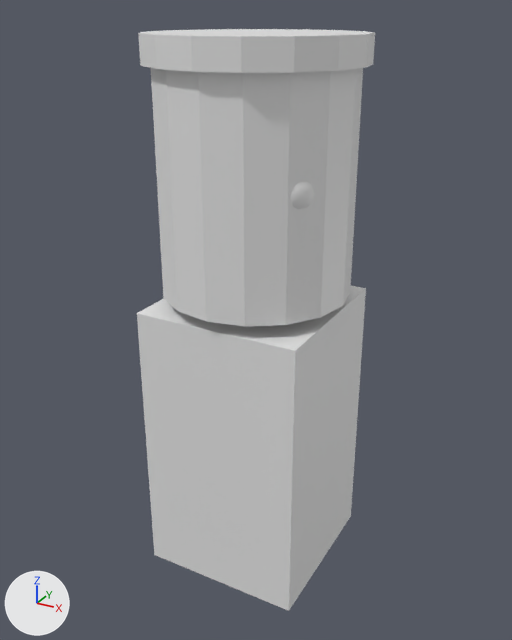
The glTF model godot/assets3d/props/specimen_jar.glb, before and after one commit.
Camera for both pictures: a 50 mm camera at (0.753, -1.371, 1.334) aimed at (-0.001, 0.001, 0.648). Arrows for +X, +Y and +Z are at lower left; the lights stay in place. The first picture is the older version. Vertices at exactly the same position are counted once.

Objects in the first picture: 'ob'.
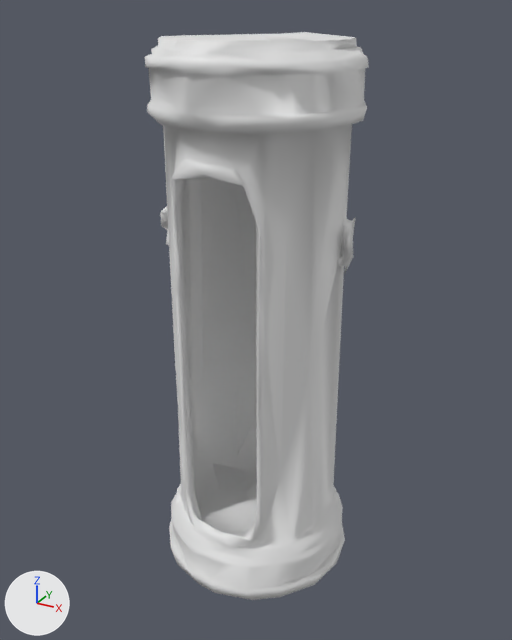
Edits to the bpy script that builds the scene:
```text
Change me_me_3604:
    used by ob_ob; location = (0.0, 0.0, 0.0)
    remove me_me_3604.from_pydata(...)  # 364 vertices, 708 faces; spans x -0.24..0.24, y -0.24..0.24, z 0.0..1.29
    add me_me_3604.from_pydata(...)  # 556 vertices, 1120 faces; spans x -0.24..0.24, y -0.24..0.24, z 0.0..1.29
    me_me_3604 part 1: the loose piece of 32 vertices spanning x -0.22..0.22, y -0.22..0.22, z 0.73..1.23 is rebuilt with 556 vertices and now spans x -0.24..0.24, y -0.24..0.24, z 0.0..1.29
    me_me_3604 part 2: the loose piece of 146 vertices spanning x 0.07..0.19, y -0.16..-0.04, z 0.94..1.06 is deleted
    me_me_3604 part 3: the loose piece of 32 vertices spanning x -0.24..0.24, y -0.24..0.24, z 1.23..1.29 is deleted
    me_me_3604 part 4: the loose piece of 8 vertices spanning x -0.2..0.2, y -0.2..0.2, z 0.0..0.7 is deleted
    other edits to the shape of me_me_3604 do not show in these pictures
```

Pixel boxes [x1, y1, x2, y2] of what changed, in the pictures (512 x 640 px):
'ob', reshaped
    before: [137, 29, 375, 611]
    after: [145, 32, 369, 600]
part 1 of me_me_3604, rebuilt (119% taller)
    before: [151, 68, 363, 327]
    after: [145, 32, 369, 600]
part 2 of me_me_3604, deleted
    before: [290, 182, 314, 209]
part 3 of me_me_3604, deleted
    before: [138, 29, 375, 73]
part 4 of me_me_3604, deleted
    before: [137, 286, 366, 611]
